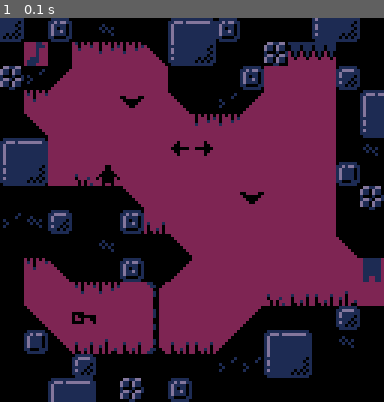
Above: before the commit, frame 1.
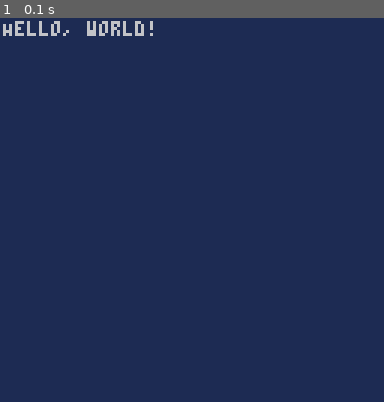
Above: after the commit, the same moment.

Repository: egordorichev/pemsa
Game: PICO-8 cartridge carts/test.p8
Two runs of this game, one before a commit and one after it. Both use one fixed random seed, a clock stepped at 60 frames per second and the inputs below.
Inputs:
- Up to frame 1 (0.1 s): no input

The runs differ from the first frame. In frame 1, 88% of the frame differs, in the area x 0-100%, y 0-100%.

Commit message:
Camera() implemented, faster fillp()

Diff:
--- a/carts/test.p8
+++ b/carts/test.p8
@@ -1,14 +1,9 @@
 pico-8 cartridge // http://www.pico-8.com
 version 18
 __lua__
-palt(0, false)
-palt(14, true)
-fset(mget(0, 0), 0, false)
-mset(1, 1, 26)
-
 function _draw()
-	cls(2)
-	map(nil, nil, nil, nil, nil, nil)
+	cls(1)
+	print("Hello, world!", 1, 1)
 end
 __gfx__
 33333333eeeeeeeeeeeeeeeeeeeeeeee0000000000000000e110000e000000000000000000000000eeeeeee00eeeeeee0115024511eeeeeeeeeeeeeeeeeeeeee
Not shown, changed: include/pemsa/memory/pemsa_draw_state_module.hpp
Not shown, changed: src/pemsa/graphics/pemsa_graphics_api.cpp
Not shown, changed: src/pemsa/memory/pemsa_draw_state_api.cpp
Not shown, changed: src/pemsa/memory/pemsa_draw_state_module.cpp
Not shown, changed: src/pemsa/util/pemsa_system_api.cpp
Not shown, changed: todo.md
